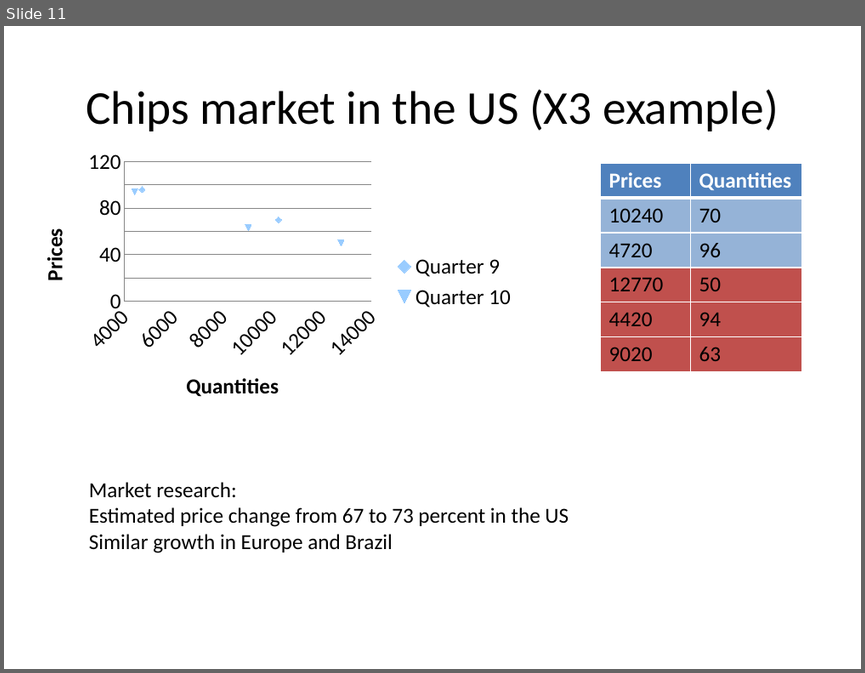
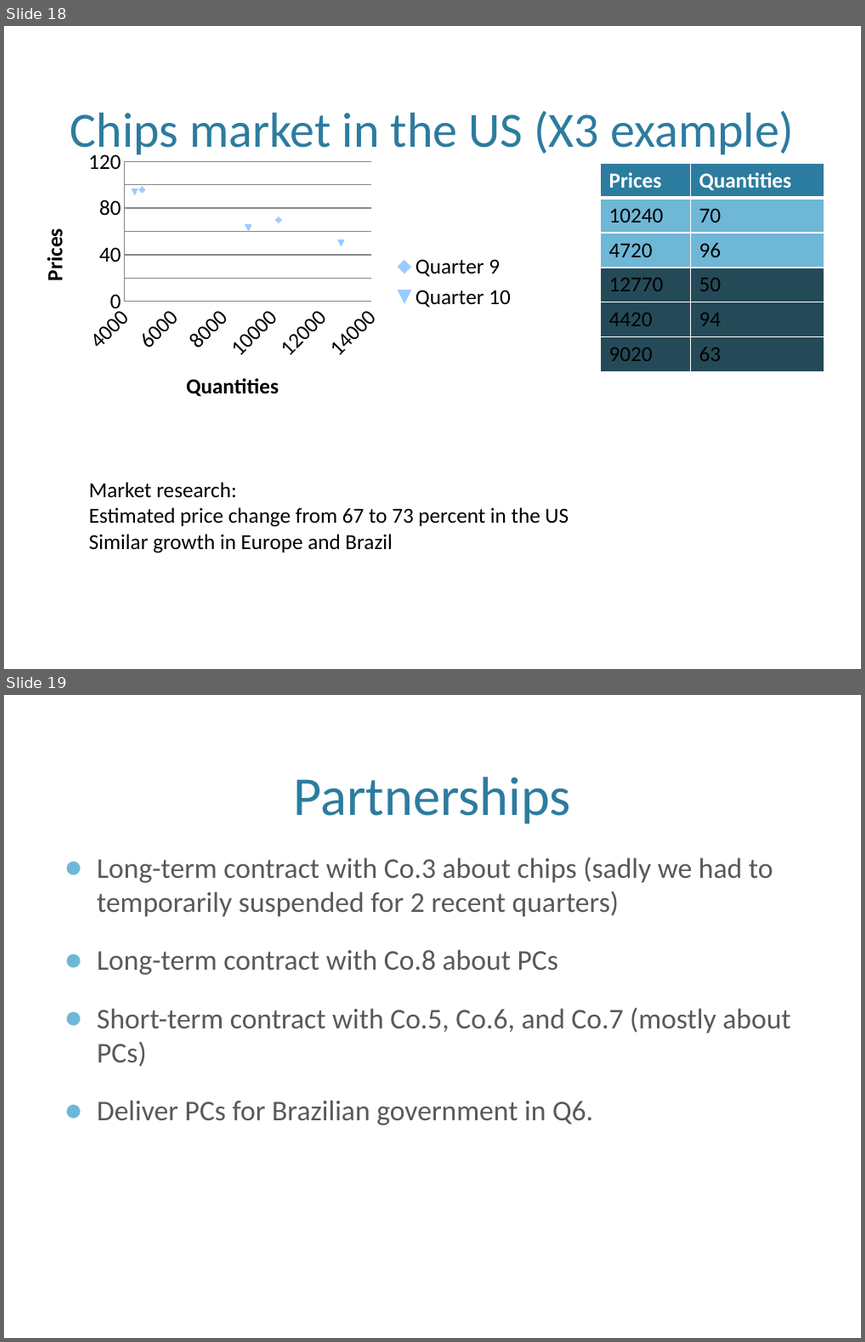
Before and after one commit to dj-death/modtech-bussim-2013, a slide deck: Documents/Final_Presentation.pptx. Shown one above the other, each under a label of ours: slide 11 before the commit, slides 18 and 19 after it. The pictures are 865x673 and 865x1342 pixels, drawn with LibreOffice and Linux fonts; fonts in the diff are those of the drawing; background and template pictures are left out. Boxes give left, top, right and bottom in pixels: in the first picture for what was removed or moved away, otherwise in the second. Text is boxed around its words. In the diff, an @@ line names an element or a change of style, - is before the commit and + after.

```diff
--- a/Documents/Final_Presentation.pptx
+++ b/Documents/Final_Presentation.pptx
@@ slide 19 added at box(4, 695, 861, 1338), background picture (left out) @@
@@ title added at box(294, 777, 571, 824), 46 pt, text #2C7C9F @@
+Partnerships
@@ text added at box(97, 857, 790, 1125), 24 pt, text #595959 @@
+● Long-term contract with Co.3 about chips (sadly we had to temporarily suspended for 2 recent quarters)
+● Long-term contract with Co.8 about PCs
+● Short-term contract with Co.5, Co.6, and Co.7 (mostly about PCs)
+● Deliver PCs for Brazilian government in Q6.
@@ what was slide 11 is now slide 18 @@
@@ slide 18 changed as well @@
@@ title "Chips market in the US ...": place and size @@
-title "Chips market in the US ..." at box(86, 89, 778, 131)
+title "Chips market in the US ..." at box(70, 111, 794, 159)
@@ title "Chips market in the US ..." at box(70, 111, 794, 159): size 39.6 to 41.4 pt, text colour #000000 to #2C7C9F; vertical alignment middle to bottom @@
@@ scatter chart at box(20, 142, 530, 420) @@
@@ colour of Quarter 9 #4F81BD to #2C7C9F @@
@@ colour of Quarter 10  #C0504D to #244A58 @@
@@ table at box(601, 163, 824, 371) @@
@@ fill #4F81BD to #2C7C9F in row 1 @@
@@ fill #95B3D7 to #6FB7D7 in 4 cells @@
@@ fill #C0504D to #244A58 in 6 cells @@
@@ table: place and size @@
-table at box(601, 163, 801, 371)
+table at box(601, 163, 824, 371)
```
Also in this commit, not shown: 11 other slides changed, 14 other slides added, 5 slides removed.
